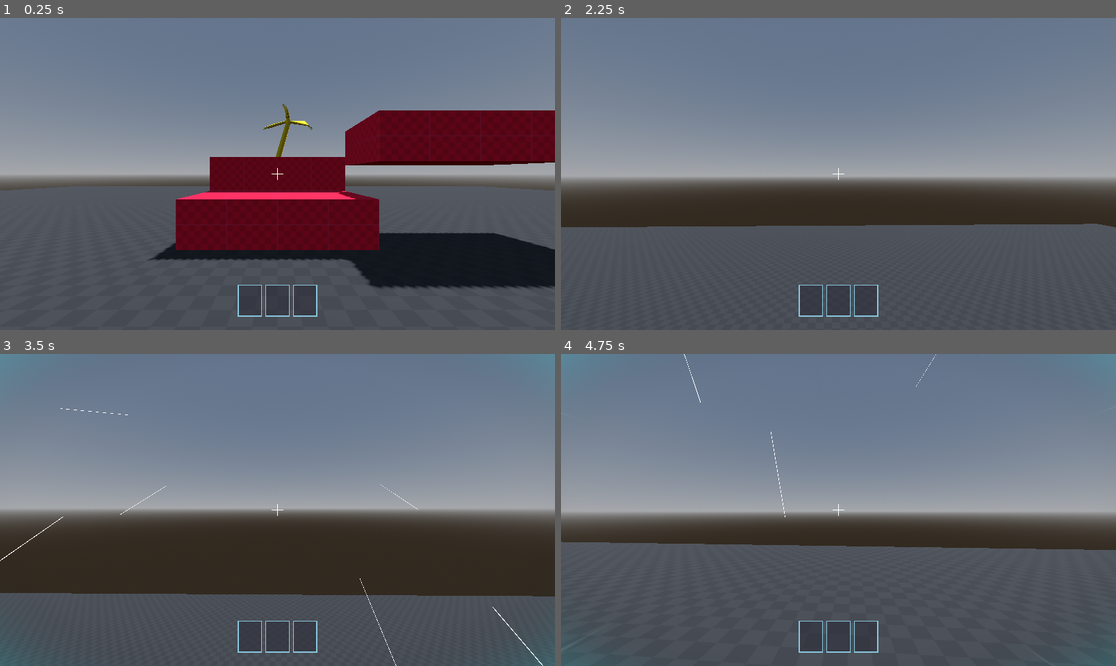
Above: before the commit, frames 1-4 (two rows, left to right).
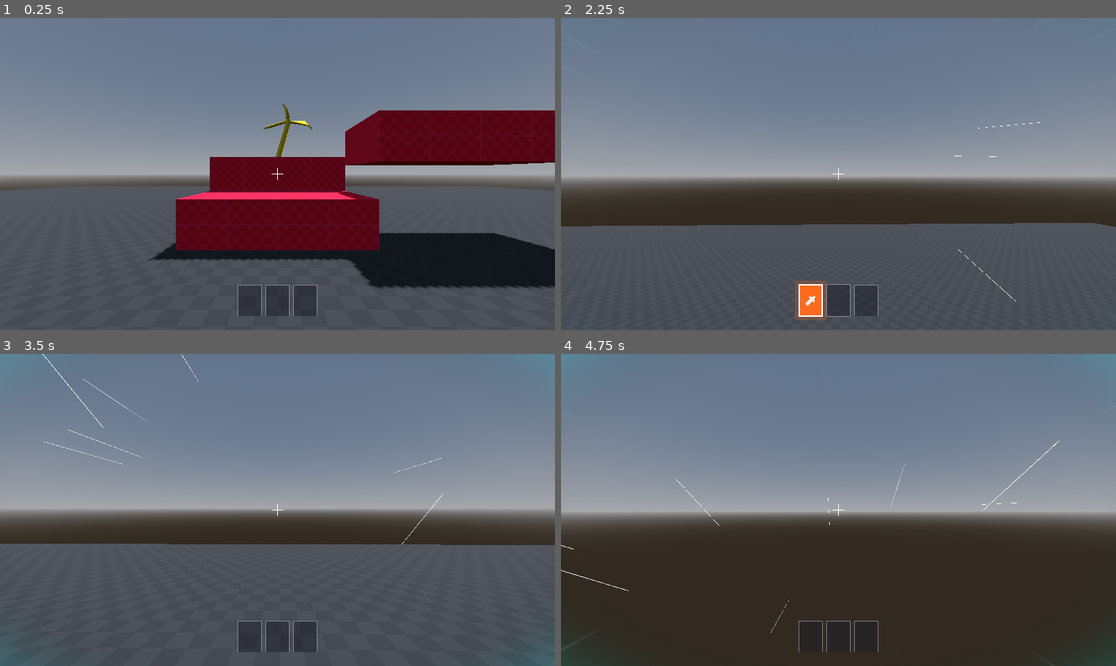
Above: after the commit, the same moments.

Repository: drekunia/tubeland
Game: Godot game, scene res://scenes/environments/prototype_level.tscn
The game is run twice, just before and just after one commit, with the same random seed, the same clock (stepped at 60 frames per second) and the same inputs.
Inputs (mouse positions are in pixels of both pictures, inside the frame that each line leads up to):
- Up to frame 1 (0.25 s): no input
- Up to frame 2 (2.25 s): move the mouse to (866, 174) at 0.52 s; hold W (move_forward) from 0.53 s (still down); right-click (866, 174) at 0.6 s; tap Space (jump) at 0.77, 0.8, 1.07, 1.35, 1.52, 1.82 s; move the mouse to (810, 174) at 1.27 s; right-click (810, 174) at 1.55 s; move the mouse to (849, 167) at 2.02 s; press the mouse at (849, 167) at 2.03 s
- Up to frame 3 (3.5 s): keep holding W (move_forward); tap Space (jump) at 2.3, 3.02, 3.32 s; move the mouse to (271, 516) at 2.77 s; release the mouse at (271, 516) at 2.78 s; right-click (271, 516) at 2.85 s
- Up to frame 4 (4.75 s): keep holding W (move_forward); move the mouse to (877, 513) at 3.52 s; right-click (877, 513) at 3.6 s; tap Space (jump) at 3.77, 3.8, 4.07, 4.35, 4.52 s; move the mouse to (794, 506) at 4.27 s; right-click (794, 506) at 4.55 s

The runs differ from the first frame. In frame 1, 0.2% of the frame differs, in the area x 42-58%, y 85-96%; in frame 2, 1.2%; in frame 3, 17%; in frame 4, 39%, in the area x 0-100%, y 0-100%.

Commit message:
elevate, godspeed, fireball

Diff:
--- a/scenes/enemies/target_dummy.tscn
+++ b/scenes/enemies/target_dummy.tscn
@@ -2,7 +2,7 @@
 
 [ext_resource type="Script" uid="uid://xp35446g4jsd" path="res://scripts/enemies/target_dummy.gd" id="1_p728r"]
 [ext_resource type="Texture2D" uid="uid://bve2qxnjajvt0" path="res://assets/meshes/characters/enemies/smiley_albedo.png" id="2_3o7vv"]
-[ext_resource type="PackedScene" path="res://scenes/powerups/double_jump_powerup.tscn" id="2_lj2r1"]
+[ext_resource type="PackedScene" path="res://scenes/powerups/card_pickup.tscn" id="2_lj2r1"]
 [ext_resource type="Shader" uid="uid://bbio8syrd72qy" path="res://assets/shaders/characters/enemies/smiley.gdshader" id="3_xxwgs"]
 
 [sub_resource type="StandardMaterial3D" id="StandardMaterial3D_dadod"]
@@ -67,7 +67,8 @@
 
 [node name="TargetDummy" type="RigidBody3D" unique_id=139084748]
 script = ExtResource("1_p728r")
-double_jump_powerup_scene = ExtResource("2_lj2r1")
+card_pickup_scene = ExtResource("2_lj2r1")
+drop_card_type = 2
 
 [node name="smiley" type="Node3D" parent="." unique_id=738560614]
 
--- /dev/null
+++ b/scenes/powerups/card_pickup.tscn
@@ -0,0 +1,25 @@
+[gd_scene format=3 uid="uid://card_pickup_scene"]
+
+[ext_resource type="Script" path="res://scripts/powerups/card_pickup.gd" id="1_cardpickup"]
+
+[sub_resource type="SphereShape3D" id="SphereShape3D_pickup"]
+radius = 0.4
+
+[sub_resource type="SphereMesh" id="SphereMesh_pickup"]
+radius = 0.3
+height = 0.6
+
+[node name="CardPickup" type="Area3D"]
+script = ExtResource("1_cardpickup")
+collision_layer = 0
+collision_mask = 1
+
+[node name="CollisionShape3D" type="CollisionShape3D" parent="."]
+shape = SubResource("SphereShape3D_pickup")
+
+[node name="MeshInstance3D" type="MeshInstance3D" parent="."]
+mesh = SubResource("SphereMesh_pickup")
+
+[node name="OmniLight3D" type="OmniLight3D" parent="."]
+light_energy = 2.0
+omni_range = 3.5
--- a/scripts/enemies/target_dummy.gd
+++ b/scripts/enemies/target_dummy.gd
@@ -1,6 +1,7 @@
 class_name TargetDummy extends RigidBody3D
 
-@export var double_jump_powerup_scene: PackedScene
+@export var card_pickup_scene: PackedScene
+@export var drop_card_type: CardType.Type = CardType.Type.ELEVATE
 
 var health: int = 100
 
@@ -11,17 +12,19 @@
 		die()
 
 func die():
-	_drop_powerup()
+	_drop_card()
 	queue_free()
 
-func _drop_powerup() -> void:
-	if not double_jump_powerup_scene:
+func _drop_card() -> void:
+	if not card_pickup_scene:
 		return
 
-	var powerup = double_jump_powerup_scene.instantiate()
+	var pickup := card_pickup_scene.instantiate() as CardPickup
 
-	# Add to tree first (global_position requires being inside the scene tree),
-	# then set position. The powerup's _initialized flag captures _base_y on
-	# the first _process frame, so the hover origin will be correct.
-	get_tree().current_scene.add_child(powerup)
-	powerup.global_position = global_position + Vector3(0, 0.75, 0)
+	# Set card_type BEFORE add_child so _ready() → _apply_visuals() sees the right color.
+	pickup.card_type = drop_card_type
+
+	# add_child first (global_position needs the node inside the tree),
+	# then position it above the enemy.
+	get_tree().current_scene.add_child(pickup)
+	pickup.global_position = global_position + Vector3(0, 0.75, 0)
--- a/scripts/player/melee_hitbox.gd
+++ b/scripts/player/melee_hitbox.gd
@@ -1,6 +1,6 @@
 class_name MeleeHitbox extends ShapeCast3D
 
-@export var melee_damage: int = 50
+@export var melee_damage: int = 100
 @export var melee_cooldown: float = 0.5
 
 @export var player_controller: PlayerController
--- a/scripts/player/player_controller.gd
+++ b/scripts/player/player_controller.gd
@@ -1,28 +1,32 @@
 class_name PlayerController extends CharacterBody3D
 
-@export var melee_hitbox : ShapeCast3D
+@export var melee_hitbox: ShapeCast3D
 @export var speed: float = 5.0
 @export var jump_velocity: float = 4.5
 @export var acceleration: float = 35.0
 @export var deceleration: float = 20.0
 
-## How hard you're launched upward when consuming an Elevate card
+@export_group("Card Abilities")
+## ELEVATE: upward burst velocity
 @export var elevate_velocity: float = 8.0
-## Max number of Elevate cards the player can hold
-@export var max_cards: int = 3
+## GODSPEED: horizontal dash speed
+@export var godspeed_velocity: float = 18.0
+## FIREBALL: full 3D dash speed toward crosshair
+@export var fireball_velocity: float = 22.0
+## Maximum cards held in hand at once
+@export var max_hand_size: int = 3
 
-var _card_count: int = 0
+# Ordered hand — index 0 is the next card to be used
+var _card_hand: Array[CardType.Type] = []
 
 func _physics_process(delta: float) -> void:
 	if not is_on_floor():
 		velocity += get_gravity() * delta
 
-	# Normal ground jump
 	if Input.is_action_just_pressed("jump") and is_on_floor():
 		velocity.y = jump_velocity
 
-	# Right-click = consume one Elevate card for an air boost
-	if Input.is_action_just_pressed("use_card") and _card_count > 0:
+	if Input.is_action_just_pressed("use_card") and not _card_hand.is_empty():
 		_use_card()
 
 	var input_dir := Input.get_vector("move_left", "move_right", "move_forward", "move_back")
@@ -44,15 +48,55 @@
 func update_rotation(rotation_input: Vector3) -> void:
 	global_transform.basis = Basis.from_euler(rotation_input)
 
+# ── Card abilities ──────────────────────────────────────────────────────────
+
 func _use_card() -> void:
-	_card_count -= 1
+	var type: CardType.Type = _card_hand.pop_front()
+
+	match type:
+		CardType.Type.ELEVATE:
+			_do_elevate()
+		CardType.Type.GODSPEED:
+			_do_godspeed()
+		CardType.Type.FIREBALL:
+			_do_fireball()
+
+	GameEvents.card_hand_changed.emit(_card_hand.duplicate())
+
+func _do_elevate() -> void:
+	# Straight upward burst — overrides any downward momentum
 	velocity.y = elevate_velocity
-	GameEvents.cards_changed.emit(_card_count, max_cards)
 
-## Called by DoubleJumpPowerup when the player walks over it
-func add_card(amount: int = 1) -> void:
-	_card_count = mini(_card_count + amount, max_cards)
-	GameEvents.cards_changed.emit(_card_count, max_cards)
+func _do_godspeed() -> void:
+	# Horizontal dash in the direction the character is FACING (no vertical)
+	var forward := -global_transform.basis.z
+	forward.y = 0.0
+	forward = forward.normalized()
+	velocity.x = forward.x * godspeed_velocity
+	velocity.z = forward.z * godspeed_velocity
+	# Tiny upward nudge so ground friction doesn't immediately kill the dash
+	if is_on_floor():
+		velocity.y = 1.5
+
+func _do_fireball() -> void:
+	# Full 3D dash toward wherever the crosshair is pointing
+	var cam := get_viewport().get_camera_3d()
+	if cam:
+		var aim_dir := -cam.global_transform.basis.z
+		velocity = aim_dir.normalized() * fireball_velocity
+
+# ── Card inventory ──────────────────────────────────────────────────────────
+
+## Called by CardPickup. Returns false if the hand is already full.
+func add_card(type: CardType.Type) -> bool:
+	if _card_hand.size() >= max_hand_size:
+		return false
+	_card_hand.append(type)
+	GameEvents.card_hand_changed.emit(_card_hand.duplicate())
+	return true
+
+func get_hand() -> Array:
+	return _card_hand.duplicate()
 
 func get_card_count() -> int:
-	return _card_count
+	return _card_hand.size()
--- /dev/null
+++ b/scripts/powerups/card_pickup.gd
@@ -0,0 +1,57 @@
+## Generic card pickup — works for Elevate, Godspeed, and Fireball.
+## Set card_type in the Inspector (or from target_dummy before add_child).
+## Mesh and light color are applied automatically in _ready().
+class_name CardPickup extends Area3D
+
+@export var card_type: CardType.Type = CardType.Type.ELEVATE
+@export var float_amplitude: float = 0.25
+@export var float_speed: float = 2.0
+@export var spin_speed: float = 90.0
+
+# Visual color per card type
+const CARD_COLORS: Dictionary = {
+	CardType.Type.ELEVATE:  Color(0.20, 0.70, 1.00),  # cyan-blue
+	CardType.Type.GODSPEED: Color(0.20, 1.00, 0.50),  # green
+	CardType.Type.FIREBALL: Color(1.00, 0.40, 0.10),  # orange
+}
+
+var _base_y: float
+var _time: float = 0.0
+var _initialized: bool = false
+
+@onready var _mesh: MeshInstance3D = $MeshInstance3D
+@onready var _light: OmniLight3D = $OmniLight3D
+
+func _ready() -> void:
+	body_entered.connect(_on_body_entered)
+	_apply_visuals()
+
+func _apply_visuals() -> void:
+	var color: Color = CARD_COLORS.get(card_type, Color.WHITE)
+
+	if _mesh:
+		var mat := StandardMaterial3D.new()
+		mat.emission_enabled = true
+		mat.emission = color
+		mat.emission_energy_multiplier = 3.5
+		mat.albedo_color = color
+		_mesh.material_override = mat
+
+	if _light:
+		_light.light_color = color
+
+func _process(delta: float) -> void:
+	# Capture true world Y on the first frame AFTER global_position has been
+	# set by the spawner (add_child calls _ready before position is assigned).
+	if not _initialized:
+		_base_y = global_position.y
+		_initialized = true
+
+	_time += delta
+	global_position.y = _base_y + sin(_time * float_speed) * float_amplitude
+	rotate_y(deg_to_rad(spin_speed * delta))
+
+func _on_body_entered(body: Node3D) -> void:
+	if body is PlayerController:
+		if body.add_card(card_type):
+			queue_free()
--- /dev/null
+++ b/scripts/system/card_type.gd
@@ -0,0 +1,9 @@
+## Shared enum for all card types in the game.
+## Referenced by CardPickup, PlayerController, and CardHUD.
+class_name CardType
+
+enum Type {
+	ELEVATE,   ## Upward burst — escape vertical threats
+	GODSPEED,  ## Horizontal dash in facing direction — cover ground fast
+	FIREBALL,  ## Full 3D dash toward the crosshair — aim and rocket yourself
+}
--- a/scripts/system/game_events.gd
+++ b/scripts/system/game_events.gd
@@ -2,5 +2,6 @@
 ## Scripts emit and listen here without needing direct node references.
 extends Node
 
-## Emitted by PlayerController whenever the Elevate card count changes.
-signal cards_changed(count: int, max_count: int)
+## Emitted by PlayerController whenever the card hand changes.
+## hand is an Array[CardType.Type] representing cards in order (index 0 = next to use).
+signal card_hand_changed(hand: Array)
--- a/scripts/ui/card_hud.gd
+++ b/scripts/ui/card_hud.gd
@@ -1,83 +1,143 @@
-## Displays Elevate card pips on the HUD, inspired by Neon White.
-## Listens to GameEvents.cards_changed — no Inspector wiring required.
+## Card hand HUD — displays up to 3 card slots at the bottom-center of the screen.
+## Listens to GameEvents.card_hand_changed. No Inspector wiring required.
 extends Control
 
-# --- Visual config ---
-const MAX_CARDS: int = 3
-const CARD_WIDTH: float = 40.0
-const CARD_HEIGHT: float = 54.0
-const CARD_GAP: float = 8.0
-const CARD_COLOR_FULL: Color = Color(0.35, 0.85, 1.0, 1.0)
-const CARD_COLOR_EMPTY: Color = Color(0.15, 0.15, 0.2, 0.5)
-const CARD_OUTLINE_COLOR: Color = Color(0.6, 0.9, 1.0, 0.8)
-const GLOW_COLOR: Color = Color(0.35, 0.85, 1.0, 0.25)
+# ── Layout constants ────────────────────────────────────────────────────────
+const MAX_HAND: int = 3
+const CARD_W: float = 40.0
+const CARD_H: float = 54.0
+const GAP: float = 8.0
 
-var _card_count: int = 0
-var _animated_scales: Array[float] = []
+const EMPTY_COLOR: Color = Color(0.12, 0.12, 0.16, 0.55)
+const OUTLINE_COLOR: Color = Color(0.7, 0.7, 0.8, 0.6)
+const ACTIVE_OUTLINE: Color = Color(1.0, 1.0, 1.0, 1.0)
+
+# Per-type fill and glow colors
+const FILL_COLORS: Dictionary = {
+	CardType.Type.ELEVATE:  Color(0.25, 0.75, 1.00),
+	CardType.Type.GODSPEED: Color(0.20, 1.00, 0.50),
+	CardType.Type.FIREBALL: Color(1.00, 0.42, 0.12),
+}
+const GLOW_COLORS: Dictionary = {
+	CardType.Type.ELEVATE:  Color(0.25, 0.75, 1.00, 0.22),
+	CardType.Type.GODSPEED: Color(0.20, 1.00, 0.50, 0.22),
+	CardType.Type.FIREBALL: Color(1.00, 0.42, 0.12, 0.22),
+}
+const LABEL_STRINGS: Dictionary = {
+	CardType.Type.ELEVATE:  "ELV",
+	CardType.Type.GODSPEED: "SPD",
+	CardType.Type.FIREBALL: "FRB",
+}
+
+# ── State ────────────────────────────────────────────────────────────────────
+var _hand: Array = []                    # Array[CardType.Type] mirrored from player
+var _scales: Array[float] = [1.0, 1.0, 1.0]
 var _tween: Tween
 
 func _ready() -> void:
-	_animated_scales.resize(MAX_CARDS)
-	_animated_scales.fill(1.0)
-	GameEvents.cards_changed.connect(_on_cards_changed)
+	GameEvents.card_hand_changed.connect(_on_hand_changed)
 
-func _on_cards_changed(count: int, _max: int) -> void:
-	var old_count = _card_count
-	_card_count = count
+func _on_hand_changed(hand: Array) -> void:
+	var old_size := _hand.size()
+	_hand = hand.duplicate()
 
-	var changed_slot = count if count > old_count else old_count - 1
-	changed_slot = clamp(changed_slot, 0, MAX_CARDS - 1)
-	_pop_card(changed_slot)
+	# Pop animation: if gained a card animate last slot, if used animate slot 0
+	var slot := _hand.size() if _hand.size() > old_size else 0
+	slot = clamp(slot, 0, MAX_HAND - 1)
+	_pop(slot)
 	queue_redraw()
 
-func _pop_card(slot: int) -> void:
+func _pop(slot: int) -> void:
 	if _tween:
 		_tween.kill()
 	_tween = create_tween()
-	_animated_scales[slot] = 1.3
+	_scales[slot] = 1.35
 	_tween.tween_method(
-		func(v): _animated_scales[slot] = v; queue_redraw(),
-		1.3, 1.0, 0.18
+		func(v: float) -> void: _scales[slot] = v; queue_redraw(),
+		1.35, 1.0, 0.20
 	).set_trans(Tween.TRANS_BACK).set_ease(Tween.EASE_OUT)
 
+# ── Drawing ──────────────────────────────────────────────────────────────────
 func _draw() -> void:
-	var total_width = MAX_CARDS * CARD_WIDTH + (MAX_CARDS - 1) * CARD_GAP
-	var start_x = (size.x - total_width) * 0.5
-	var start_y = size.y - CARD_HEIGHT - 24.0
+	var total_w := MAX_HAND * CARD_W + (MAX_HAND - 1) * GAP
+	var ox := (size.x - total_w) * 0.5
+	var oy := size.y - CARD_H - 24.0
 
-	for i in MAX_CARDS:
-		var filled = i < _card_count
-		var scale_factor = _animated_scales[i]
-		var cx = start_x + i * (CARD_WIDTH + CARD_GAP) + CARD_WIDTH * 0.5
-		var cy = start_y + CARD_HEIGHT * 0.5
+	for i in MAX_HAND:
+		var filled: bool = i < _hand.size()
+		var is_active: bool = (i == 0) and filled
+		var sc: float = _scales[i]
 
-		var w = CARD_WIDTH * scale_factor
-		var h = CARD_HEIGHT * scale_factor
-		var rect = Rect2(cx - w * 0.5, cy - h * 0.5, w, h)
+		var cx := ox + i * (CARD_W + GAP) + CARD_W * 0.5
+		var cy := oy + CARD_H * 0.5
 
-		# Glow behind filled cards
+		var w := CARD_W * sc
+		var h := CARD_H * sc
+		var rect := Rect2(cx - w * 0.5, cy - h * 0.5, w, h)
+
 		if filled:
-			var glow_rect = Rect2(rect.position - Vector2(6, 6), rect.size + Vector2(12, 12))
-			draw_rect(glow_rect, GLOW_COLOR, true, -1.0)
+			var card_type: CardType.Type = _hand[i]
 
-		# Card body
-		draw_rect(rect, CARD_COLOR_FULL if filled else CARD_COLOR_EMPTY, true, -1.0)
+			# Glow halo
+			var gr := Rect2(rect.position - Vector2(7, 7), rect.size + Vector2(14, 14))
+			draw_rect(gr, GLOW_COLORS[card_type], true)
 
-		# Card outline
-		draw_rect(rect, CARD_OUTLINE_COLOR, false, 1.5)
+			# Card body
+			draw_rect(rect, FILL_COLORS[card_type], true)
 
-		# Arrow icon inside filled card
-		if filled:
-			_draw_arrow(cx, cy, w, h)
+			# Brighter outline for the active (next-to-use) card
+			draw_rect(rect, ACTIVE_OUTLINE if is_active else OUTLINE_COLOR, false,
+					2.0 if is_active else 1.5)
 
-func _draw_arrow(cx: float, cy: float, w: float, h: float) -> void:
-	var arrow_color = Color(1, 1, 1, 0.9)
-	var aw = w * 0.35
-	var ah = h * 0.4
-	var shaft_w = aw * 0.4
-	var shaft_h = ah * 0.55
-	draw_rect(Rect2(cx - shaft_w * 0.5, cy - ah * 0.5 + ah * 0.45, shaft_w, shaft_h), arrow_color, true)
-	var tip = Vector2(cx, cy - ah * 0.5)
-	var bl = Vector2(cx - aw * 0.5, cy - ah * 0.5 + ah * 0.45)
-	var br = Vector2(cx + aw * 0.5, cy - ah * 0.5 + ah * 0.45)
-	draw_colored_polygon(PackedVector2Array([tip, bl, br]), arrow_color)
+			# Icon
+			_draw_icon(card_type, cx, cy, w, h)
+		else:
+			draw_rect(rect, EMPTY_COLOR, true)
+			draw_rect(rect, OUTLINE_COLOR, false, 1.0)
+
+func _draw_icon(type: CardType.Type, cx: float, cy: float, w: float, h: float) -> void:
+	var ic := Color(1, 1, 1, 0.92)
+	var aw := w * 0.36
+	var ah := h * 0.40
+
+	match type:
+		CardType.Type.ELEVATE:
+			# ↑ upward arrow
+			_arrow(cx, cy, aw, ah, 0.0, ic)
+
+		CardType.Type.GODSPEED:
+			# → rightward arrow (represents forward dash)
+			_arrow(cx, cy, aw, ah, 90.0, ic)
+
+		CardType.Type.FIREBALL:
+			# ↗ diagonal arrow (aimed dash)
+			_arrow(cx, cy, aw, ah, 45.0, ic)
+
+## Draws an arrow pointing UP, then rotated by rot_deg around (cx, cy).
+func _arrow(cx: float, cy: float, aw: float, ah: float,
+		rot_deg: float, color: Color) -> void:
+	var sw := aw * 0.38   # shaft width
+	var tip := Vector2(0, -ah * 0.5)
+	var bl  := Vector2(-aw * 0.5, -ah * 0.5 + ah * 0.44)
+	var br  := Vector2( aw * 0.5, -ah * 0.5 + ah * 0.44)
+	var shaft_tl := Vector2(-sw * 0.5, -ah * 0.5 + ah * 0.44)
+	var shaft_br := Vector2( sw * 0.5,  ah * 0.5)
+
+	var angle := deg_to_rad(rot_deg)
+	var pts_head := PackedVector2Array([tip, bl, br])
+	var pts_shaft := PackedVector2Array([
+		shaft_tl, Vector2(sw * 0.5, -ah * 0.5 + ah * 0.44),
+		shaft_br, Vector2(-sw * 0.5, ah * 0.5)
+	])
+
+	# Rotate and translate every point
+	for arr in [pts_head, pts_shaft]:
+		for j in arr.size():
+			var p = arr[j]
+			arr[j] = Vector2(
+				p.x * cos(angle) - p.y * sin(angle) + cx,
+				p.x * sin(angle) + p.y * cos(angle) + cy
+			)
+
+	draw_colored_polygon(pts_head, color)
+	draw_colored_polygon(pts_shaft, color)
Not shown, added: scripts/powerups/card_pickup.gd.uid
Not shown, added: scripts/system/card_type.gd.uid
